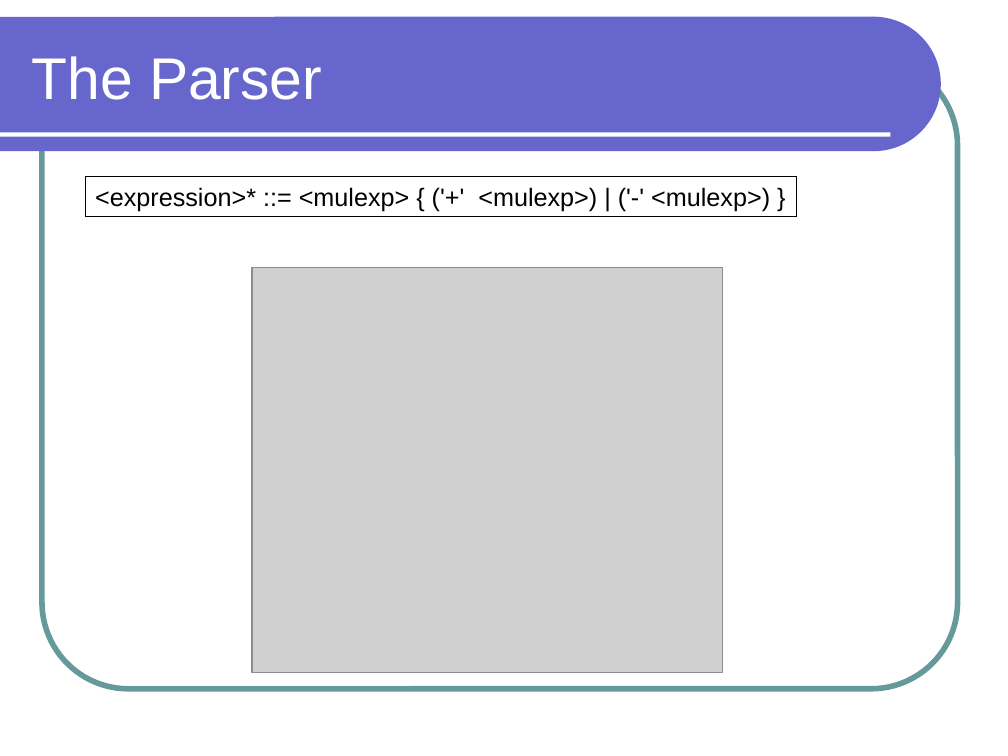
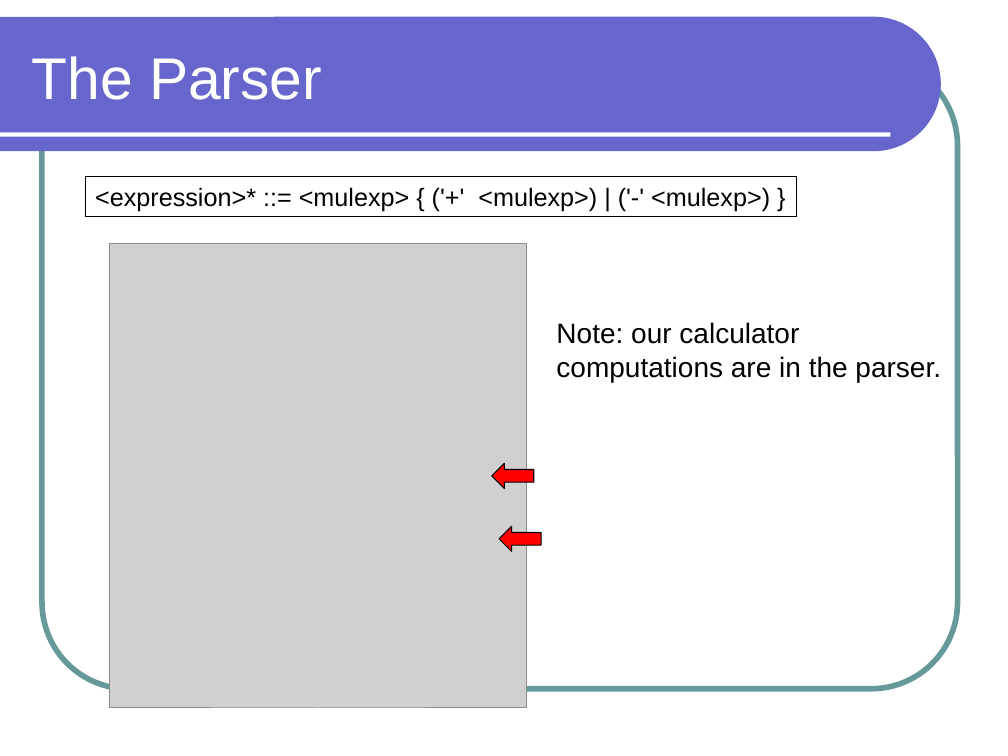
Before and after one commit to lutzhamel/CSC301, a slide deck: slide 16 of notes/csc301-ln012.ppt (slide 20 before the commit). Drawn at 1008x756 pixels with LibreOffice and Linux fonts; fonts in the diff are those of the drawing; grey boxes stand for pictures. Boxes give left, top, right and bottom in pixels: in the first picture for what was removed or moved away, otherwise in the second. Text is boxed around its words. In the diff, an @@ line names an element or a change of style, - is before the commit and + after.

```diff
--- a/notes/csc301-ln012.ppt
+++ b/notes/csc301-ln012.ppt
@@ picture: place and size @@
-picture at box(252, 267, 723, 672)
+picture at box(109, 244, 526, 709)
@@ text added at box(556, 322, 941, 382), 20 pt, text #000000 @@
+Note: our calculator
+computations are in the parser.
@@ left arrow added at box(492, 464, 534, 489), fill #FF0000, outline #000000 0.74 pt @@
@@ left arrow added at box(499, 526, 541, 551), fill #FF0000, outline #000000 0.74 pt @@
```
Also in this commit, not shown: 11 other slides changed, 4 slides removed, 4 other files.
